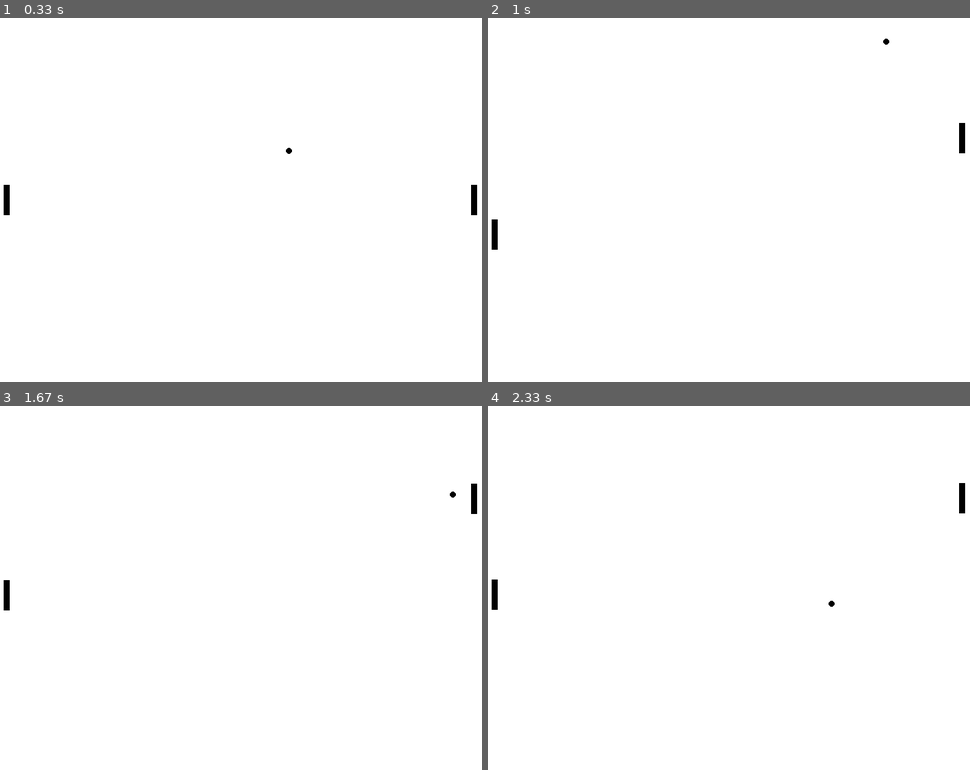
Above: before the commit, frames 1-4 (two rows, left to right).
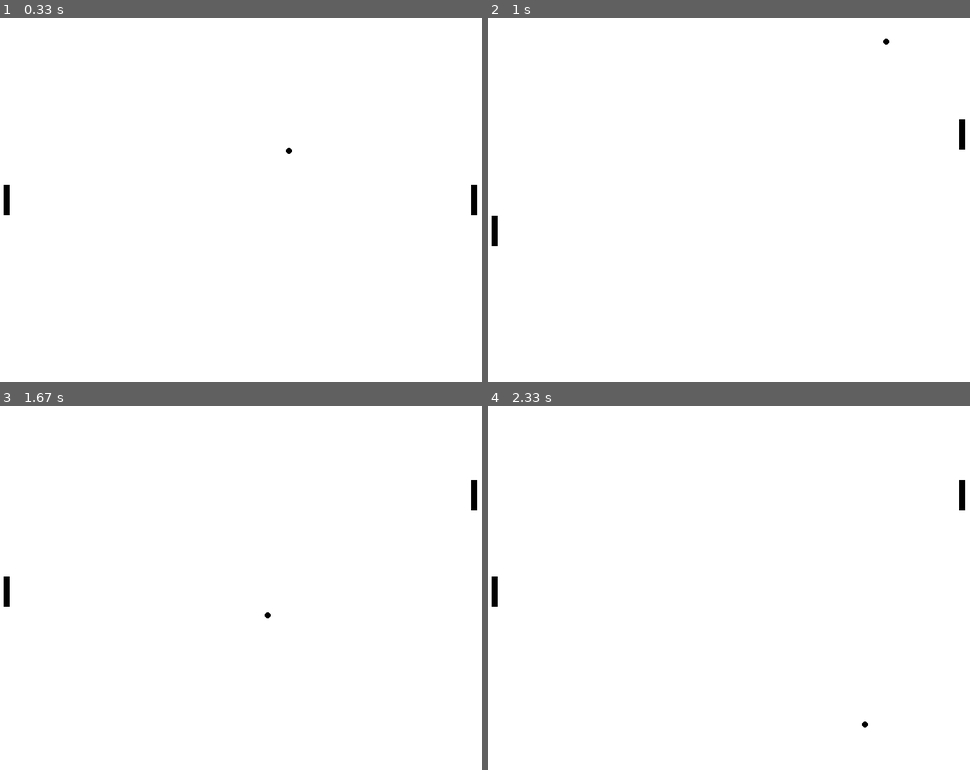
Above: after the commit, the same moments.

Repository: tk-wong/pygame-pong
Game: pygame game, started from main.py
Same seed, same stepped clock (60 frames per second), same inputs: the game is played once before the commit and once after it.
Inputs:
- Up to frame 1 (0.33 s): no input
- Up to frame 2 (1 s): hold Up 0.33-0.8 s; hold Down from 0.83 s (still down); hold S from 0.83 s (still down)
- Up to frame 3 (1.67 s): release Down at 1.13 s; release S at 1.13 s; hold Up 1.17-1.53 s; hold W 1.17-1.53 s; hold Down from 1.57 s (still down); hold S from 1.57 s (still down)
- Up to frame 4 (2.33 s): release Down at 1.93 s; release S at 1.93 s; hold Up 1.97-2.27 s; hold W 1.97-2.27 s; hold Down from 2.3 s (still down); hold S from 2.3 s (still down)

Frame 1 is identical in both runs. In frame 2, less than 0.1% of the frame differs, in the area x 0-99%, y 27-64%; in frame 3, less than 0.1%, in the area x 0-99%, y 20-59%; in frame 4, less than 0.1%.

Commit message:
implement hit detection for paddles and update ball position on collision

Diff:
--- a/main.py
+++ b/main.py
@@ -14,6 +14,8 @@
     ball_radius = 5
     is_reversed_x = False
     is_reversed_y = False
+    is_hit_left = False
+    is_hit_right = False
     screen = pygame.display.set_mode((screen_width, screen_height))
     border = screen.get_rect()
     pygame.display.set_caption("Ping Pong")
@@ -42,28 +44,33 @@
                 pygame.quit()
                 exit()
 
+        # Update the display
+        # pygame.display.flip()
+        # Fill the screen with white color
+
+        # if is_hit_left and ball_x >= border.center[0]:
+        #     is_hit_left = False
+        # if is_hit_right and ball_x <= border.center[0]:
+        #     is_hit_right = False
+
+        screen.fill(white)
+        # hit_box_x = ball_x - ball_radius
+        # hit_box_y = ball_y - ball_radius
+        # hit_box_size = ball_radius * 2
+        # hit_box = pygame.Rect(hit_box_x, hit_box_y, hit_box_size, hit_box_size)
+        # pygame.draw.rect(screen, red, hit_box,1)
+        pygame.draw.rect(screen, black, left_bat)
+        pygame.draw.rect(screen, black, right_bat)
+        ball = pygame.draw.circle(screen, black, (ball_x, ball_y), ball_radius)
         keys = pygame.key.get_pressed()
         if keys[pygame.K_UP] and right_bat.y > 0:
             right_bat.y -= pad_moving_speed
-        if keys[pygame.K_DOWN] and right_bat.y + bat_height< border.bottom:
+        if keys[pygame.K_DOWN] and right_bat.y + bat_height < border.bottom:
             right_bat.y += pad_moving_speed
         if keys[pygame.K_w] and left_bat.y > 0:
             left_bat.y -= pad_moving_speed
         if keys[pygame.K_s] and left_bat.y + bat_height < border.bottom:
             left_bat.y += pad_moving_speed
-        # Update the display
-        pygame.display.flip()
-        # Fill the screen with white color
-
-        screen.fill(white)
-        ball = pygame.draw.circle(screen, black, (ball_x, ball_y), ball_radius)
-        hit_box_x = ball_x - ball_radius
-        hit_box_y = ball_y - ball_radius
-        hit_box_size = ball_radius * 2
-        hit_box = pygame.Rect(hit_box_x, hit_box_y, hit_box_size, hit_box_size)
-        # pygame.draw.rect(screen, red, hit_box,1)
-        pygame.draw.rect(screen, black, left_bat)
-        pygame.draw.rect(screen, black, right_bat)
         if is_reversed_x:
             ball_x -= moving_speed
         else:
@@ -73,10 +80,23 @@
             ball_y += moving_speed
         else:
             ball_y -= moving_speed
-        if hit_left(ball_radius, ball_x, border) or hit_right(ball_radius, ball_x, border):
-            is_reversed_x = not is_reversed_x
         if hit_top(ball_radius, ball_y, border) or hit_bottom(ball_radius, ball_y, border):
             is_reversed_y = not is_reversed_y
+        if hit_bat(ball, left_bat) or hit_bat(ball, right_bat):
+            is_reversed_x = not is_reversed_x
+            if hit_bat(ball, left_bat):
+                ball_x = left_bat.right + ball_radius
+                # is_hit_left = True
+                # is_hit_right = False
+            elif hit_bat(ball, right_bat):
+                ball_x = right_bat.left - ball_radius
+                # is_hit_right = True
+                # is_hit_left = False
+        elif hit_left(ball_radius, ball_x, border) or hit_right(ball_radius, ball_x, border):
+            ball_x,ball_y = border.center
+
+
+
         # if ball_y < 0:
         #     is_reversed_y = True
         # elif ball_y > screen_height:
@@ -105,5 +125,9 @@
     return ball_x - ball_radius < border.left
 
 
+def hit_bat(ball, bat):
+    return ball.colliderect(bat)
+
+
 if __name__ == '__main__':
     main()
